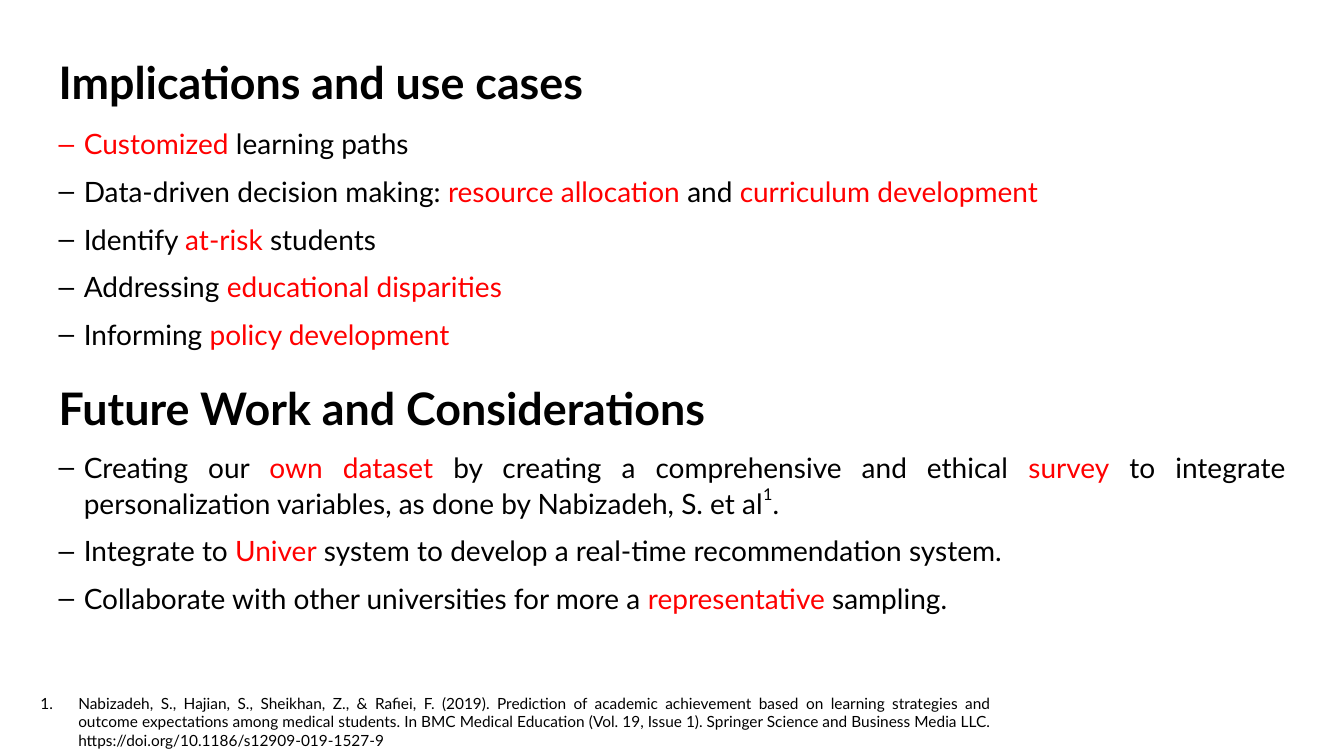
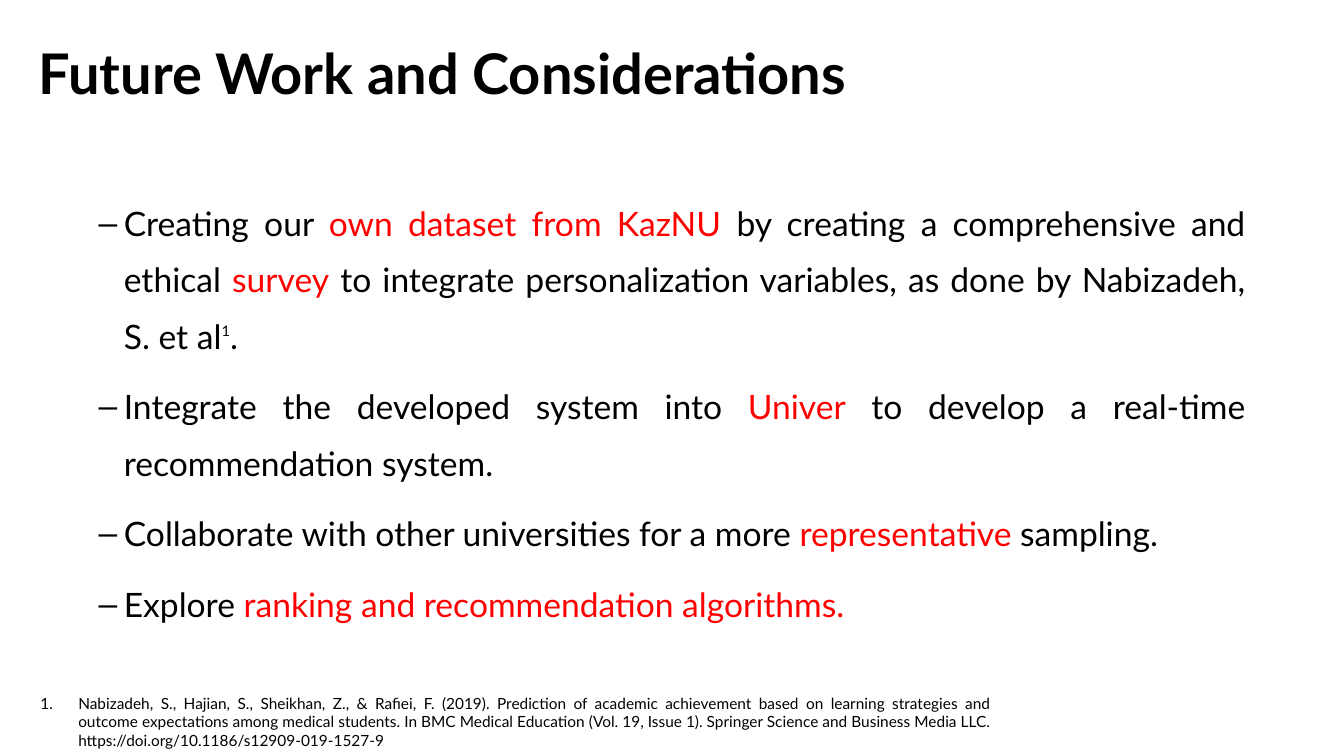
Before and after one commit to samsondawit/student-success, a slide deck: slide 6 of GUI/Concept presentation.pptx. Drawn at 1344x756 pixels with LibreOffice and Linux fonts; fonts in the diff are those of the drawing. Boxes give left, top, right and bottom in pixels: in the first picture for what was removed or moved away, otherwise in the second. Text is boxed around its words. In the diff, an @@ line names an element or a change of style, - is before the commit and + after.

Commit message:
minor updates

```diff
--- a/GUI/Concept presentation.pptx
+++ b/GUI/Concept presentation.pptx
@@ text "Future Work and Considerations" moved from (x1=59, y1=391, x2=705, y2=426) to (x1=39, y1=52, x2=845, y2=95) @@
@@ text "Future Work and Considerations" at (x1=39, y1=52, x2=845, y2=95): size 32 to 40 pt @@
@@ text removed at (x1=59, y1=65, x2=583, y2=107) @@
-Implications and use cases
@@ text removed at (x1=84, y1=133, x2=1038, y2=350) @@
-– Customized learning paths
-– Data-driven decision making: resource allocation and curriculum development
-– Identify at-risk students
-– Addressing educational disparities
-– Informing policy development
@@ text at (x1=124, y1=211, x2=1246, y2=623): text changed; size 20 to 24 pt @@
-– Creating our own dataset by creating a comprehensive and ethical survey to integrate personalization variables, as done by Nabizadeh, S. et al1.
-– Integrate to Univer system to develop a real-time recommendation system.
-– Collaborate with other universities for more a representative sampling.
+– Creating our own dataset from KazNU by creating a comprehensive and ethical survey to integrate personalization variables, as done by Nabizadeh, S. et al1.
+– Integrate the developed system into Univer to develop a real-time recommendation system.
+– Collaborate with other universities for a more representative sampling.
+– Explore ranking and recommendation algorithms.
```
Also in this commit, not shown: 2 other slides changed, 4 slides added, 5 slides removed.
